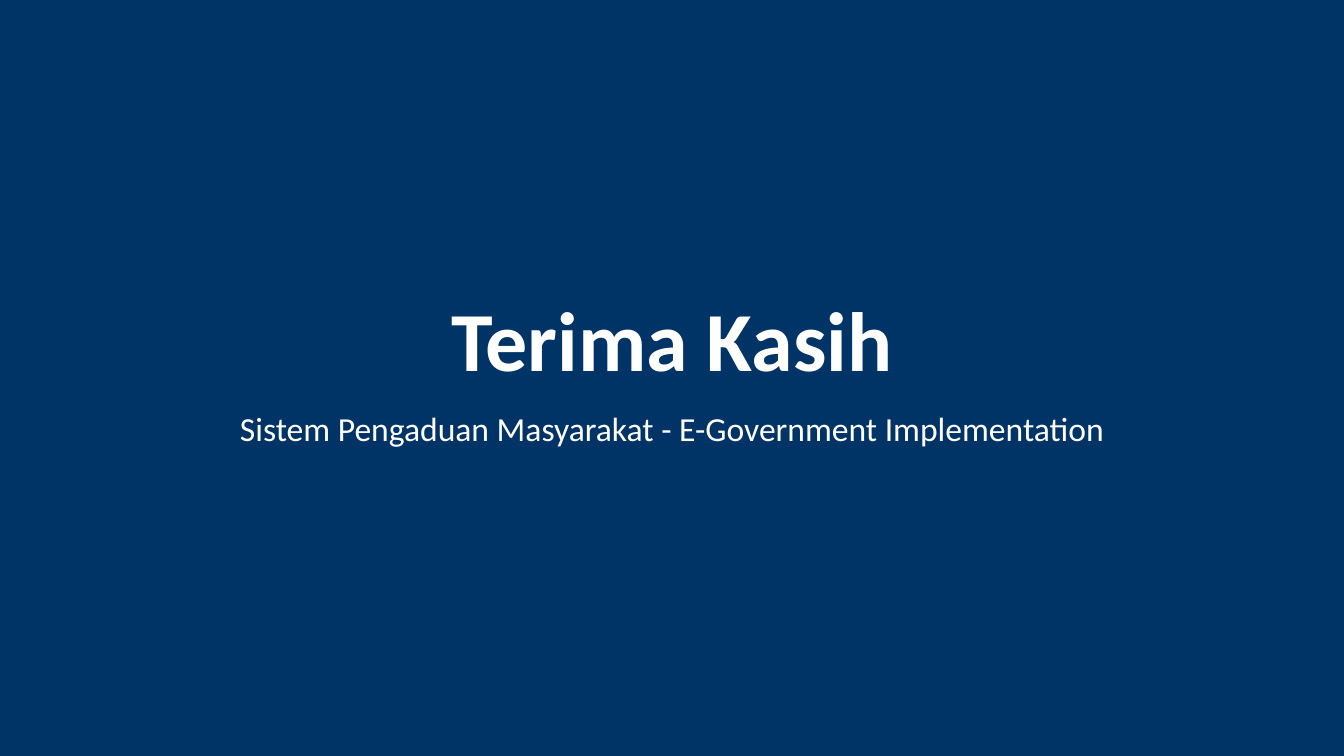
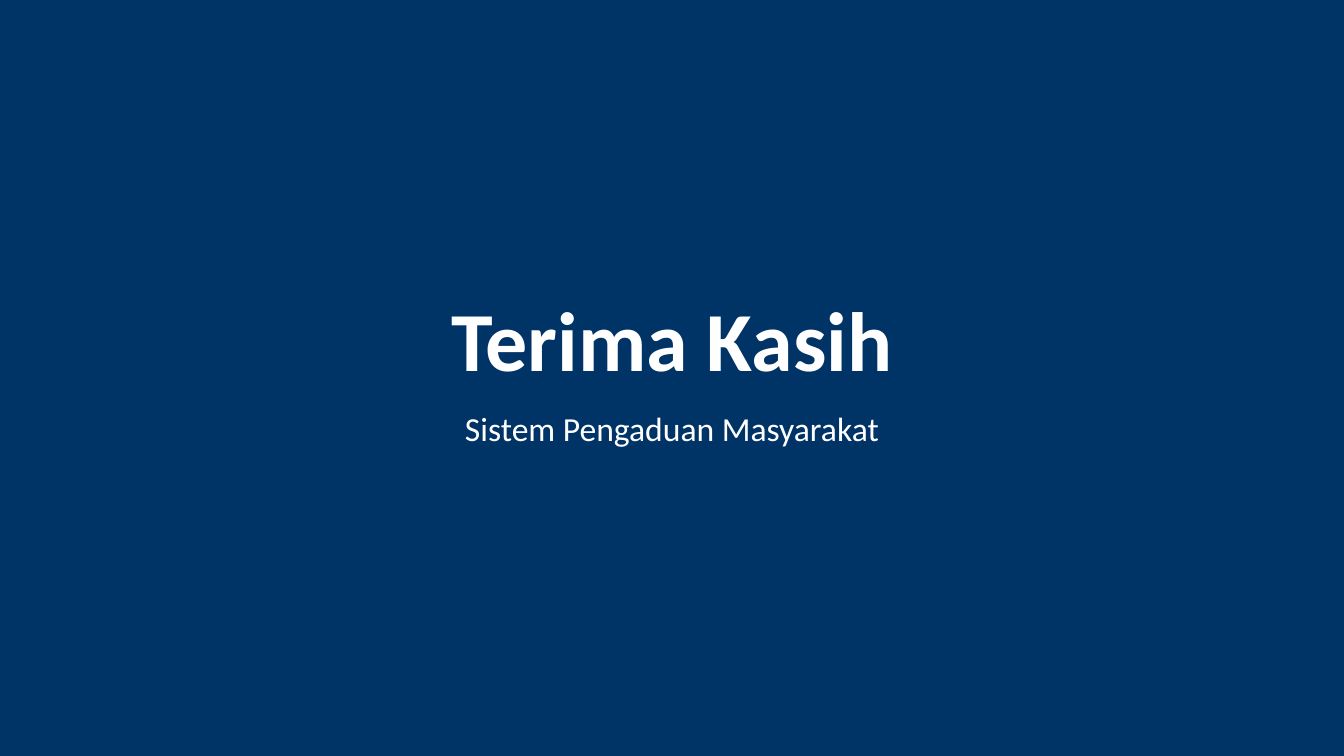
Before and after one commit to irfan-ghzl/CRM, a slide deck: slide 23 of PRESENTASI_SISTEM_PENGADUAN_MASYARAKAT.pptx. Drawn at 1344x756 pixels with LibreOffice and Linux fonts; fonts in the diff are those of the drawing. Boxes give left, top, right and bottom in pixels: in the first picture for what was removed or moved away, otherwise in the second. Text is boxed around its words. In the diff, an @@ line names an element or a change of style, - is before the commit and + after.

```diff
--- a/PRESENTASI_SISTEM_PENGADUAN_MASYARAKAT.pptx
+++ b/PRESENTASI_SISTEM_PENGADUAN_MASYARAKAT.pptx
@@ text at <box>465,417,879,447</box>: text changed @@
-Sistem Pengaduan Masyarakat - E-Government Implementation
+Sistem Pengaduan Masyarakat
```
Also in this commit, not shown: 14 other slides changed, 5 slides added, 5 slides removed.
